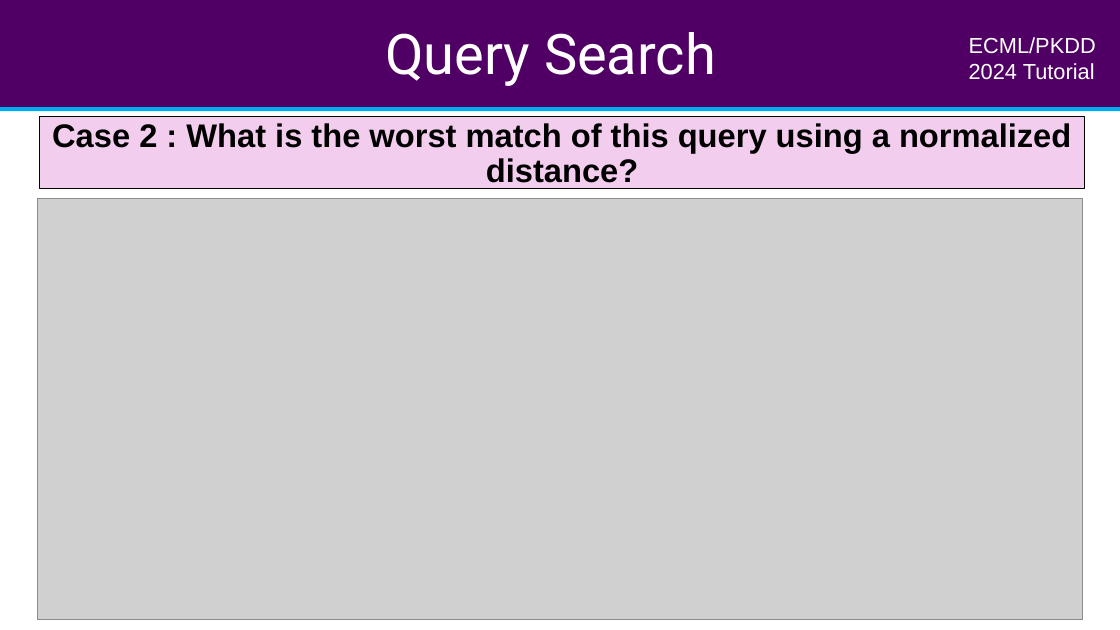
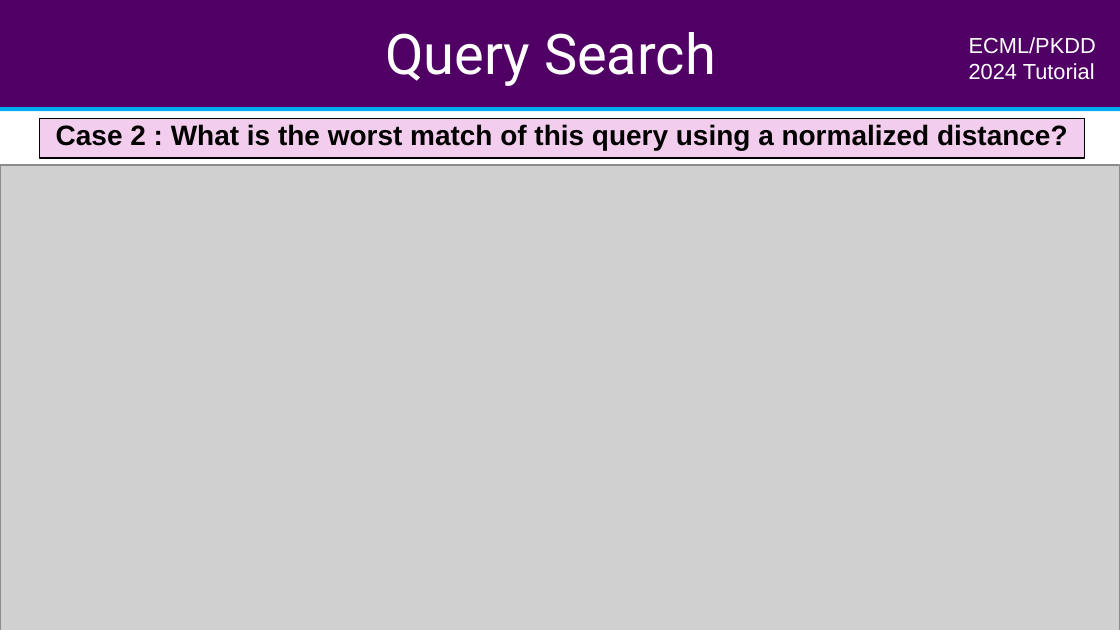
Before and after one commit to aeon-toolkit/aeon-tutorials, a slide deck: slide 8 of ECML-2024/Slides/part4_similarity_search.pptx. Drawn at 1120x630 pixels with LibreOffice and Linux fonts; fonts in the diff are those of the drawing; grey boxes stand for pictures. Boxes give left, top, right and bottom in pixels: in the first picture for what was removed or moved away, otherwise in the second. Text is boxed around its words. In the diff, an @@ line names an element or a change of style, - is before the commit and + after.

Commit message:
Add files via upload (#48)

```diff
--- a/ECML-2024/Slides/part4_similarity_search.pptx
+++ b/ECML-2024/Slides/part4_similarity_search.pptx
@@ rectangle "Case 2 : What is ...": place and size @@
-rectangle "Case 2 : What is ..." at <box>39,116,1084,189</box>
+rectangle "Case 2 : What is ..." at <box>39,119,1084,158</box>
@@ rectangle "Case 2 : What is ..." at <box>39,119,1084,158</box>: size 21 to 18 pt @@
@@ picture: place and size @@
-picture at <box>37,198,1082,619</box>
+picture at <box>0,165,1120,630</box>
@@ text removed at <box>845,605,1110,623</box> @@
-Niveau de confidentialité - C1 (RESTREINT)
```
Also in this commit, not shown: 3 other slides changed.
